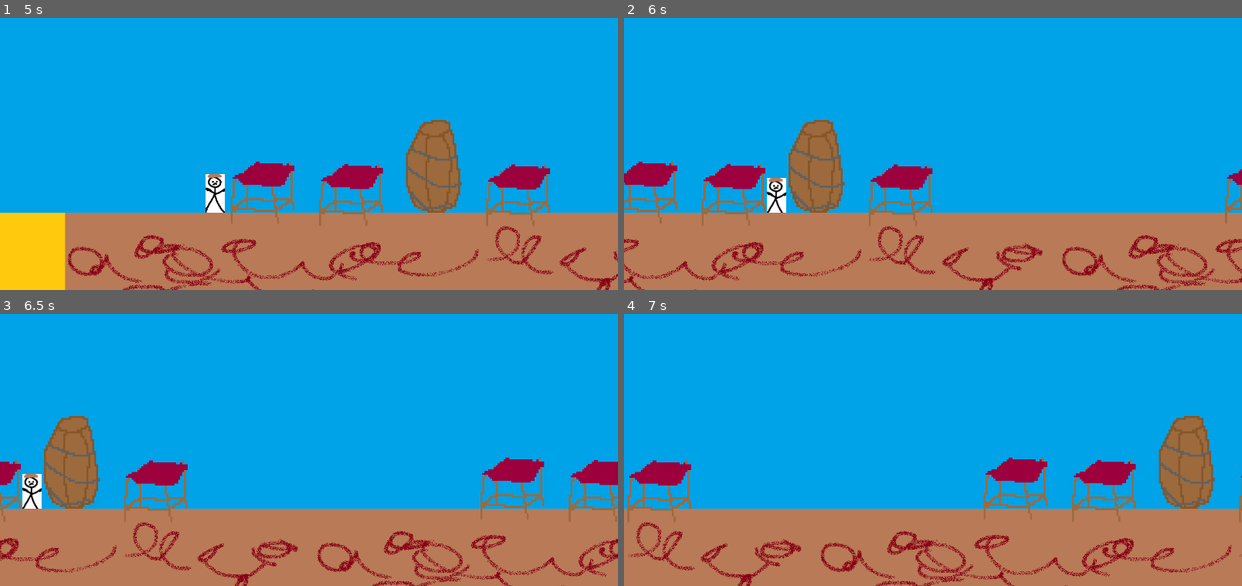
Above: before the commit, frames 1-4 (two rows, left to right).
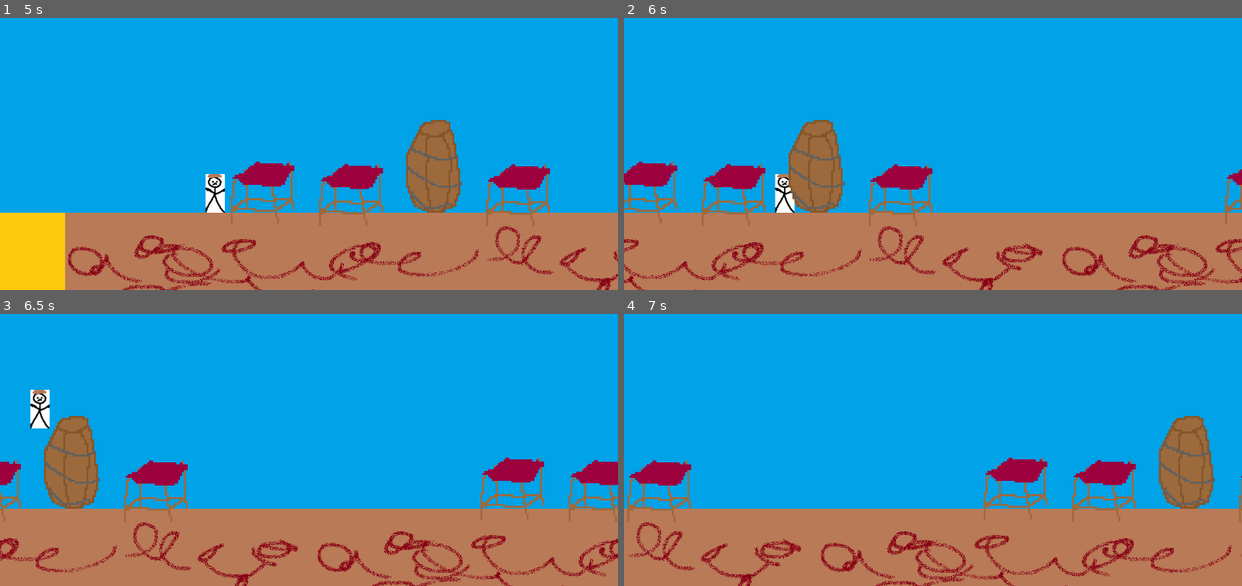
Above: after the commit, the same moments.

Repository: Noarkhh/HacknarokGameJam2023
Game: Godot game, scene res://main_scene.tscn
Same seed, same stepped clock (60 frames per second), same inputs: the game is played once before the commit and once after it.
Inputs:
- Up to frame 1 (5 s): tap Enter (ui_accept) at 0.5, 0.77, 1.52, 3.02, 3.77, 4.52 s; hold Right (ui_right) 0.53-2.03 s; tap A (key_a) at 0.6, 3.6 s; tap D (key_d) at 1.35, 4.35 s; hold Left (ui_left) 2.03-2.78 s; hold S (key_s) 2.03-2.78 s; hold Right (ui_right) 2.78-4.28 s; tap Shift (key_shift) at 2.85 s; hold Left (ui_left) from 4.28 s (still down)
- Up to frame 2 (6 s): release Left (ui_left) at 5.03 s; hold Right (ui_right) 5.03-5.78 s; hold S (key_s) 5.03-5.78 s; hold Left (ui_left) from 5.78 s (still down); tap Shift (key_shift) at 5.85 s
- Up to frame 3 (6.5 s): keep holding Left (ui_left); tap Enter (ui_accept) at 6.02 s
- Up to frame 4 (7 s): keep holding Left (ui_left); tap A (key_a) at 6.6 s; tap Enter (ui_accept) at 6.77 s

Frame 1 is identical in both runs. In frame 2, 0.5% of the frame differs, in the area x 23-28%, y 57-72%; in frame 3, 0.9%, in the area x 3-9%, y 27-72%; in frame 4, nothing differs.

Commit message:
slizg

Diff:
--- a/src/Player/Player.tscn
+++ b/src/Player/Player.tscn
@@ -1,13 +1,10 @@
-[gd_scene load_steps=5 format=3 uid="uid://c3ywqasnt5osa"]
+[gd_scene load_steps=4 format=3 uid="uid://c3ywqasnt5osa"]
 
 [ext_resource type="Script" path="res://src/Player/CharacterBody2D.gd" id="1_rjfog"]
 [ext_resource type="Texture2D" uid="uid://dta5qrhr87r2n" path="res://src/Player/player.png" id="2_1f0cv"]
 
 [sub_resource type="RectangleShape2D" id="RectangleShape2D_jhyvd"]
 size = Vector2(40, 80)
-
-[sub_resource type="RectangleShape2D" id="RectangleShape2D_7y7j5"]
-size = Vector2(80, 41)
 
 [node name="CharacterBody2D" type="CharacterBody2D"]
 script = ExtResource("1_rjfog")
@@ -19,6 +16,3 @@
 [node name="CollisionShape2D" type="CollisionShape2D" parent="."]
 position = Vector2(0, 1)
 shape = SubResource("RectangleShape2D_jhyvd")
-
-[node name="CollisionShape2D2" type="CollisionShape2D" parent="."]
-shape = SubResource("RectangleShape2D_7y7j5")
